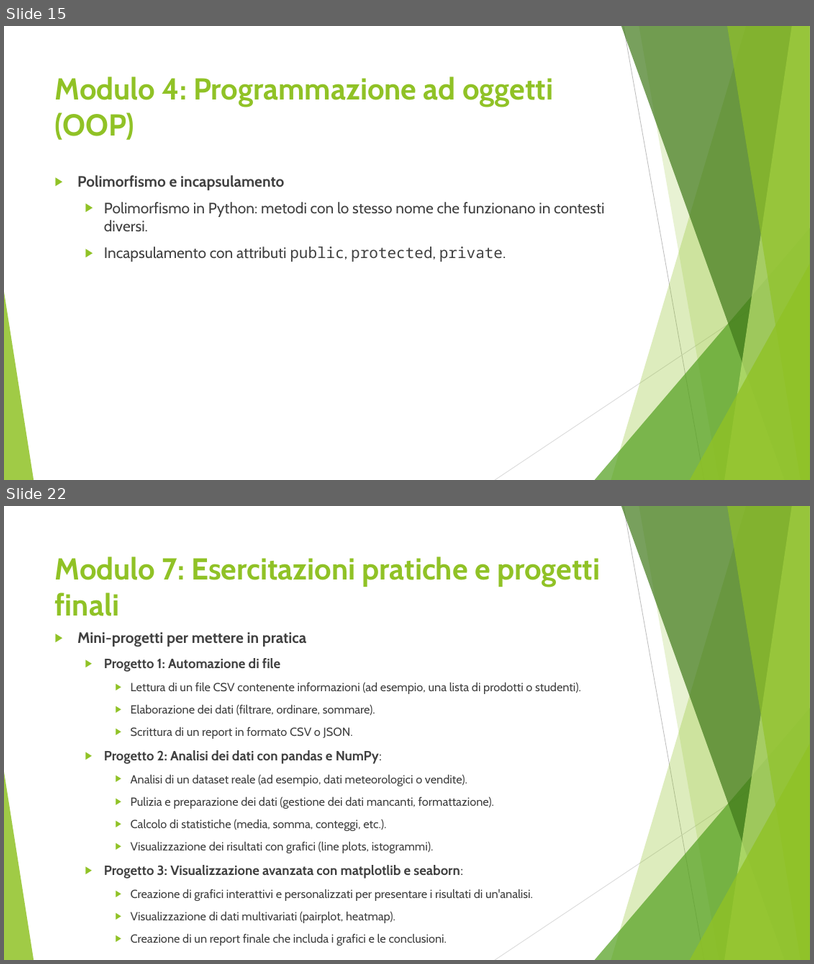
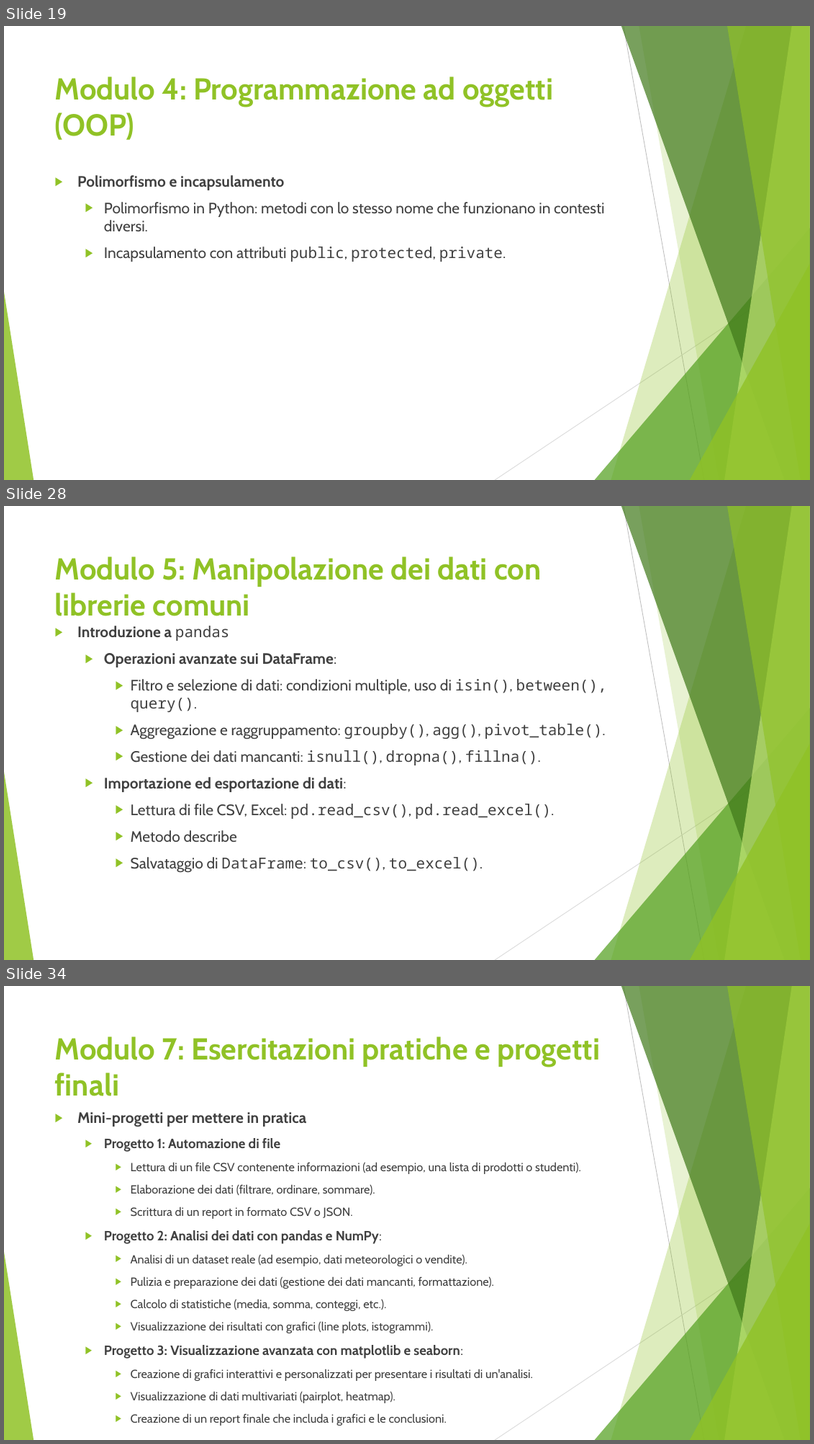
Before and after one commit to giukix/CorsoPython, a slide deck: doc/Corso di Python.pptx. Shown one above the other, each under a label of ours: slides 15 and 22 before the commit, slides 19, 28 and 34 after it; the slides between them are not shown. The pictures are 814x964 and 814x1444 pixels, drawn with LibreOffice and Linux fonts; fonts in the diff are those of the drawing. Boxes give left, top, right and bottom in pixels: in the first picture for what was removed or moved away, otherwise in the second. Text is boxed around its words. In the diff, an @@ line names an element or a change of style, - is before the commit and + after.

Commit message:
Modulo 6 e aggiornamento presentazione

```diff
--- a/doc/Corso di Python.pptx
+++ b/doc/Corso di Python.pptx
@@ slide 28 added at [4, 506, 810, 960], background #FFFFFF; not listed: 10 template elements that a slide beside it also shows @@
@@ title added at [55, 556, 541, 616], 36 pt, text #90C226, bold @@
+Modulo 5: Manipolazione dei dati con librerie comuni
@@ text added at [77, 626, 607, 872], 18 pt, text #404040 @@
+▶ Introduzione a pandas
+  ▶ Operazioni avanzate sui DataFrame:
+    ▶ Filtro e selezione di dati: condizioni multiple, uso di isin(), between(), query().
+    ▶ Aggregazione e raggruppamento: groupby(), agg(), pivot_table().
+    ▶ Gestione dei dati mancanti: isnull(), dropna(), fillna().
+  ▶ Importazione ed esportazione di dati:
+    ▶ Lettura di file CSV, Excel: pd.read_csv(), pd.read_excel().
+    ▶ Metodo describe
+    ▶ Salvataggio di DataFrame: to_csv(), to_excel().
@@ what was slide 15 is now slide 19 @@
@@ what was slide 22 is now slide 34 @@
```
Also in this commit, not shown: 11 slides changed, 13 other slides added, 2 slides removed, 3 other files.
